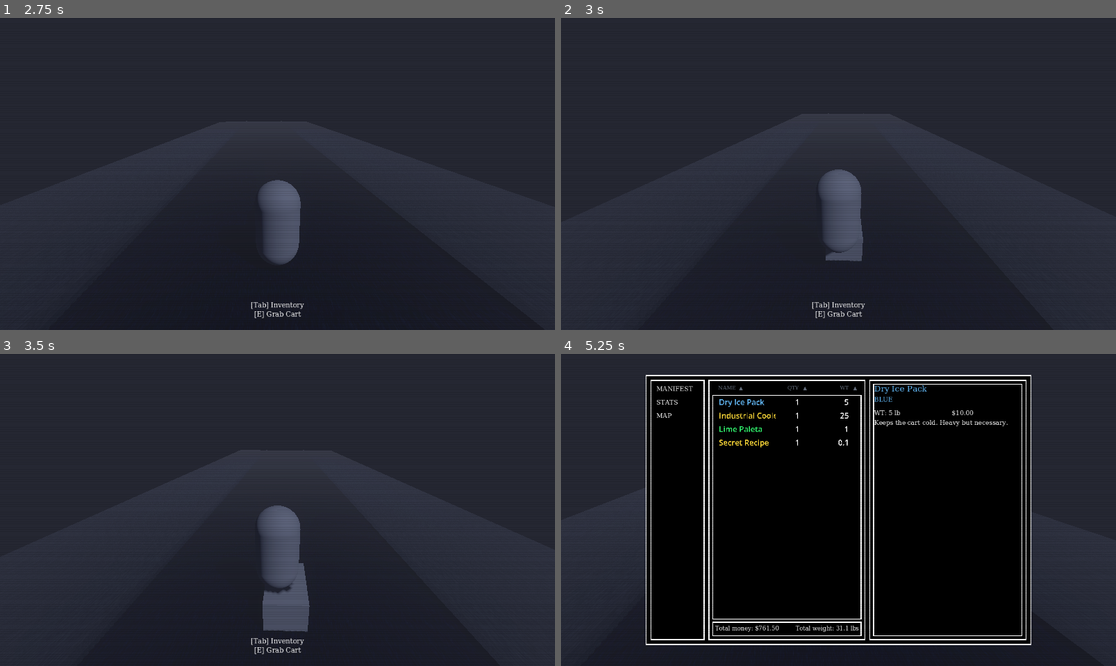
Above: before the commit, frames 1-4 (two rows, left to right).
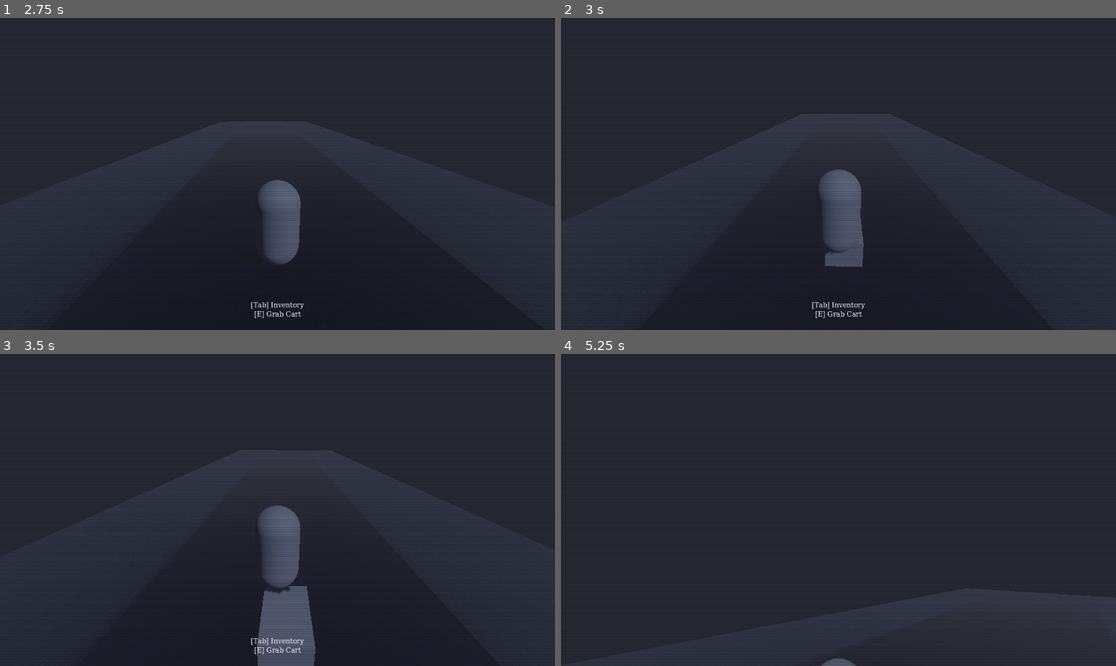
Above: after the commit, the same moments.

Repository: miles5g/paletero
Game: Godot game, scene res://world.tscn
Same seed, same stepped clock (60 frames per second), same inputs: the game is played once before the commit and once after it.
Inputs (mouse positions are in pixels of both pictures, inside the frame that each line leads up to):
- Up to frame 1 (2.75 s): move the mouse to (305, 174) at 0.52 s; hold Ctrl (crouch) 0.53-1.28 s; hold W (move_forward) from 0.53 s (still down); click (305, 174) at 0.67 s; tap Space (jump) at 0.77, 1.52 s; move the mouse to (249, 174) at 1.27 s; tap E (interact) at 1.35 s; click (249, 174) at 1.42 s; tap Enter at 2 s; move the mouse to (288, 167) at 2.02 s; hold Shift (sprint) from 2.03 s (still down); click (288, 167) at 2.17 s
- Up to frame 2 (3 s): keep holding W (move_forward); tap Space (jump) at 2.75 s; move the mouse to (832, 180) at 2.77 s; release Shift (sprint) at 2.78 s; tap Ctrl (crouch) at 2.85 s; click (832, 180) at 2.92 s
- Up to frame 3 (3.5 s): keep holding W (move_forward); tap Space (jump) at 3.02 s
- Up to frame 4 (5.25 s): move the mouse to (877, 513) at 3.52 s; tap E (interact) at 3.6 s; click (877, 513) at 3.67 s; tap Space (jump) at 3.77 s; tap Tab (toggle_inventory) at 4.15 s; release W (move_forward) at 4.25 s; drag from (672, 463) to (755, 432) at 4.27 s; click (677, 388) at 5 s, where only the run before the commit has a clickable "MANIFEST"

Frame 1 is identical in both runs. In frame 2, 0.1% of the frame differs, in the area x 47-55%, y 72-80%; in frame 3, 1.3%; in frame 4, 62%, in the area x 3-87%, y 6-100%.

Commit message:
Add inventory item actions and cart mass updates.
Adds ActionList controls for DROP/TRASH/EAT in the detail pane, wires item removal actions with HUD refresh behavior, and updates cart mass immediately via calculate_total_weight/update_mass after inventory changes.

Co-authored-by: Cursor <cursoragent@cursor.com>

Diff:
--- a/MasterHUD.tscn
+++ b/MasterHUD.tscn
@@ -279,3 +279,20 @@
 size_flags_vertical = 3
 text = " "
 autowrap_mode = 3
+
+[node name="ActionList" type="VBoxContainer" parent="OuterMargin/MainContainer/RightPanel/RightDetail/BottomHalf/DetailVBox"]
+visible = false
+layout_mode = 2
+theme_override_constants/separation = 6
+
+[node name="DropButton" type="Button" parent="OuterMargin/MainContainer/RightPanel/RightDetail/BottomHalf/DetailVBox/ActionList"]
+layout_mode = 2
+text = "[ DROP ]"
+
+[node name="TrashButton" type="Button" parent="OuterMargin/MainContainer/RightPanel/RightDetail/BottomHalf/DetailVBox/ActionList"]
+layout_mode = 2
+text = "[ TRASH ]"
+
+[node name="EatButton" type="Button" parent="OuterMargin/MainContainer/RightPanel/RightDetail/BottomHalf/DetailVBox/ActionList"]
+layout_mode = 2
+text = "[ EAT ]"
--- a/cart.gd
+++ b/cart.gd
@@ -22,12 +22,16 @@
 var _interaction_area: Area3D
 var _physics_dt: float = 1.0 / 60.0
 var _last_yaw_impulse: float = 0.0
+var _base_mass: float = 1.0
 
 var inventory_list: Array[ItemResource] = []
 
 func _ready() -> void:
 	add_to_group("carts")
+	_base_mass = mass
 	_stock_initial_inventory()
+	calculate_total_weight()
+	update_mass()
 	_handle_zone = Area3D.new()
 	_handle_zone.name = "HandleZone"
 	_handle_zone.monitoring = true
@@ -69,8 +73,25 @@
 	for existing in inventory_list:
 		if existing.item_name == new_item_resource.item_name:
 			existing.quantity += new_item_resource.quantity
+			calculate_total_weight()
+			update_mass()
 			return
 	inventory_list.append(new_item_resource.duplicate(true))
+	calculate_total_weight()
+	update_mass()
+
+
+func calculate_total_weight() -> float:
+	var total := 0.0
+	for it in inventory_list:
+		if it is ItemResource:
+			total += it.weight_lbs * float(it.quantity)
+	return total
+
+
+func update_mass() -> void:
+	var total_weight := calculate_total_weight()
+	mass = maxf(1.0, _base_mass + total_weight)
 
 
 func _stock_initial_inventory() -> void:
--- a/inventory_row_glow.gdshader
+++ /dev/null
@@ -1,17 +0,0 @@
-shader_type canvas_item;
-render_mode blend_add, unshaded;
-
-/// Dim rarity-tinted core + soft neon halo that bleeds past the quad edges slightly (HDR-friendly).
-uniform vec4 base_color : source_color = vec4(0.35, 0.28, 0.08, 0.55);
-uniform float halo_boost : hint_range(0.0, 2.0) = 0.85;
-
-void fragment() {
-	vec2 uv = UV * 2.0 - 1.0;
-	float ax = abs(uv.x);
-	float ay = abs(uv.y);
-	float d = max(ax, ay);
-	float core = (1.0 - smoothstep(0.72, 1.0, d)) * base_color.a;
-	float bleed = smoothstep(0.35, 1.25, d) * (1.0 - smoothstep(1.25, 1.65, max(ax, ay)));
-	float a = core + bleed * halo_boost * base_color.a;
-	COLOR = vec4(base_color.rgb, clamp(a, 0.0, 1.0));
-}
--- a/master_hud.gd
+++ b/master_hud.gd
@@ -16,8 +16,9 @@
 const HEADER_FONT_SZ := 11
 const SORT_BTN_FONT_SZ := 10
 const ROW_HOVER_PULSE_SEC := 0.5
-
-const _ROW_GLOW_SHADER: Shader = preload("res://inventory_row_glow.gdshader")
+const ROW_HOVER_GOLD := Color(1.0, 0.72, 0.18)
+const ROW_HOVER_ALPHA_HI := 0.42
+const ROW_HOVER_ALPHA_LO := 0.12
 
 var _sort_column: SortColumn = SortColumn.NAME
 var _sort_ascending: bool = true
@@ -32,6 +33,10 @@
 var _detail_weight: Label
 var _detail_value: Label
 var _detail_description: Label
+var _action_list: VBoxContainer
+var _drop_button: Button
+var _trash_button: Button
+var _eat_button: Button
 
 var _cart: RigidBody3D = null
 var _entries: Array[ItemResource] = []
@@ -62,6 +67,19 @@
 	_detail_description = get_node(
 		"OuterMargin/MainContainer/RightPanel/RightDetail/BottomHalf/DetailVBox/DescriptionLabel"
 	) as Label
+	_action_list = get_node(
+		"OuterMargin/MainContainer/RightPanel/RightDetail/BottomHalf/DetailVBox/ActionList"
+	) as VBoxContainer
+	_drop_button = get_node(
+		"OuterMargin/MainContainer/RightPanel/RightDetail/BottomHalf/DetailVBox/ActionList/DropButton"
+	) as Button
+	_trash_button = get_node(
+		"OuterMargin/MainContainer/RightPanel/RightDetail/BottomHalf/DetailVBox/ActionList/TrashButton"
+	) as Button
+	_eat_button = get_node(
+		"OuterMargin/MainContainer/RightPanel/RightDetail/BottomHalf/DetailVBox/ActionList/EatButton"
+	) as Button
+	_set_action_list_visible(false)
 	call_deferred("_deferred_after_world_theme")
 
 
@@ -69,6 +87,9 @@
 	_style_list_headers()
 	_style_sort_buttons()
 	_connect_sort_buttons()
+	_connect_action_buttons()
+	_apply_selectable_golden_hover()
+	_style_action_buttons_bw()
 	_update_sort_button_icons()
 	if _detail_name:
 		_detail_name.add_theme_font_size_override("font_size", 17)
@@ -136,6 +157,42 @@
 		hdr_wt.mouse_default_cursor_shape = Control.CURSOR_POINTING_HAND
 
 
+func _transparent_stylebox() -> StyleBoxFlat:
+	var s := StyleBoxFlat.new()
+	s.bg_color = Color(0, 0, 0, 0)
+	return s
+
+
+func _golden_hover_stylebox(alpha: float) -> StyleBoxFlat:
+	var s := StyleBoxFlat.new()
+	s.bg_color = Color(ROW_HOVER_GOLD.r, ROW_HOVER_GOLD.g, ROW_HOVER_GOLD.b, alpha)
+	s.set_corner_radius_all(2)
+	s.set_border_width_all(0)
+	return s
+
+
+func _apply_selectable_golden_hover() -> void:
+	var transparent := _transparent_stylebox()
+	var hover_sb := _golden_hover_stylebox(0.38)
+	var pressed_sb := _golden_hover_stylebox(0.52)
+	var paths := [
+		"OuterMargin/MainContainer/LeftRailPanel/LeftRail/BtnManifest",
+		"OuterMargin/MainContainer/LeftRailPanel/LeftRail/BtnStats",
+		"OuterMargin/MainContainer/LeftRailPanel/LeftRail/BtnMap",
+		"OuterMargin/MainContainer/CenterPanel/CenterColumn/HeaderRow/HdrNameCell/SortNameBtn",
+		"OuterMargin/MainContainer/CenterPanel/CenterColumn/HeaderRow/HdrQtyCell/SortQtyBtn",
+		"OuterMargin/MainContainer/CenterPanel/CenterColumn/HeaderRow/HdrWtCell/SortWtBtn",
+	]
+	for p in paths:
+		var b := get_node_or_null(p) as Button
+		if b == null:
+			continue
+		b.add_theme_stylebox_override("normal", transparent.duplicate())
+		b.add_theme_stylebox_override("hover", hover_sb.duplicate())
+		b.add_theme_stylebox_override("pressed", pressed_sb.duplicate())
+		b.add_theme_stylebox_override("focus", transparent.duplicate())
+
+
 func _style_sort_buttons() -> void:
 	var paths := [
 		"OuterMargin/MainContainer/CenterPanel/CenterColumn/HeaderRow/HdrNameCell/SortNameBtn",
@@ -150,6 +207,30 @@
 			b.add_theme_color_override("font_color", HEADER_GREY)
 
 
+func _style_action_buttons_bw() -> void:
+	var paths := [
+		"OuterMargin/MainContainer/RightPanel/RightDetail/BottomHalf/DetailVBox/ActionList/DropButton",
+		"OuterMargin/MainContainer/RightPanel/RightDetail/BottomHalf/DetailVBox/ActionList/TrashButton",
+		"OuterMargin/MainContainer/RightPanel/RightDetail/BottomHalf/DetailVBox/ActionList/EatButton",
+	]
+	for p in paths:
+		var b := get_node_or_null(p) as Button
+		if b == null:
+			continue
+		var normal := StyleBoxFlat.new()
+		normal.bg_color = Color.BLACK
+		normal.border_color = Color.WHITE
+		normal.set_border_width_all(1)
+		var hover := normal.duplicate() as StyleBoxFlat
+		hover.bg_color = Color(0.1, 0.1, 0.1, 1.0)
+		b.add_theme_stylebox_override("normal", normal)
+		b.add_theme_stylebox_override("pressed", normal.duplicate())
+		b.add_theme_stylebox_override("hover", hover)
+		b.add_theme_stylebox_override("focus", normal.duplicate())
+		b.add_theme_color_override("font_color", Color.WHITE)
+		b.flat = false
+
+
 func _connect_sort_buttons() -> void:
 	var bn := get_node_or_null(
 		"OuterMargin/MainContainer/CenterPanel/CenterColumn/HeaderRow/HdrNameCell/SortNameBtn"
@@ -181,6 +262,15 @@
 		hdr_qty_lab.gui_input.connect(_on_header_sort_gui_input.bind(SortColumn.QTY))
 	if hdr_wt_lab:
 		hdr_wt_lab.gui_input.connect(_on_header_sort_gui_input.bind(SortColumn.WT))
+
+
+func _connect_action_buttons() -> void:
+	if _drop_button and not _drop_button.pressed.is_connected(_on_drop_pressed):
+		_drop_button.pressed.connect(_on_drop_pressed)
+	if _trash_button and not _trash_button.pressed.is_connected(_on_trash_pressed):
+		_trash_button.pressed.connect(_on_trash_pressed)
+	if _eat_button and not _eat_button.pressed.is_connected(_on_eat_pressed):
+		_eat_button.pressed.connect(_on_eat_pressed)
 
 
 func _on_header_sort_gui_input(ev: InputEvent, which: SortColumn) -> void:
@@ -321,6 +411,74 @@
 		i += 1
 
 
+func _set_action_list_visible(v: bool) -> void:
+	if _action_list:
+		_action_list.visible = v
+
+
+func _selected_entry() -> ItemResource:
+	if _selected_row_index < 0 or _selected_row_index >= _entries.size():
+		return null
+	return _entries[_selected_row_index]
+
+
+func _remove_selected_item_from_cart() -> ItemResource:
+	if _cart == null:
+		return null
+	var entry := _selected_entry()
+	if entry == null:
+		return null
+	var inv: Variant = _cart.get("inventory_list")
+	if inv == null:
+		return null
+	var list := inv as Array
+	var idx := list.find(entry)
+	if idx >= 0:
+		list.remove_at(idx)
+	if _cart.has_method("calculate_total_weight"):
+		_cart.calculate_total_weight()
+	if _cart.has_method("update_mass"):
+		_cart.update_mass()
+	return entry
+
+
+func _spawn_dropped_placeholder(item_name: String) -> void:
+	var scene := get_tree().current_scene
+	if scene == null:
+		return
+	var player := scene.get_node_or_null("Player") as Node3D
+	if player == null:
+		return
+	var box := CSGBox3D.new()
+	box.name = "Dropped_%s" % item_name.replace(" ", "_")
+	box.size = Vector3(0.35, 0.2, 0.35)
+	box.global_position = player.global_position + Vector3(0, 0.6, 0)
+	scene.add_child(box)
+
+
+func _on_trash_pressed() -> void:
+	var removed := _remove_selected_item_from_cart()
+	if removed == null:
+		return
+	refresh()
+
+
+func _on_eat_pressed() -> void:
+	var removed := _remove_selected_item_from_cart()
+	if removed == null:
+		return
+	print("Consumed %s" % removed.item_name)
+	refresh()
+
+
+func _on_drop_pressed() -> void:
+	var removed := _remove_selected_item_from_cart()
+	if removed == null:
+		return
+	_spawn_dropped_placeholder(removed.item_name)
+	refresh()
+
+
 func _on_sort_toggle(which: SortColumn) -> void:
 	if _sort_column == which:
 		_sort_ascending = not _sort_ascending
@@ -378,15 +536,7 @@
 
 	update_total_manifest_weight()
 	_update_sort_button_icons()
-
-	if _entries.size() > 0:
-		_select_index(0)
-
-
-func _dim_highlight_color(rc: Color) -> Color:
-	var d := rc.darkened(0.58)
-	d.a = 0.72
-	return d
+	_set_action_list_visible(false)
 
 
 func _make_inventory_row(entry: ItemResource, row_idx: int) -> Control:
@@ -405,11 +555,7 @@
 	highlight.offset_top = 0.0
 	highlight.offset_right = 0.0
 	highlight.offset_bottom = 0.0
-	var sm := ShaderMaterial.new()
-	sm.shader = _ROW_GLOW_SHADER
-	sm.set_shader_parameter("base_color", _dim_highlight_color(rc))
-	sm.set_shader_parameter("halo_boost", 1.05)
-	highlight.material = sm
+	highlight.color = Color(ROW_HOVER_GOLD.r, ROW_HOVER_GOLD.g, ROW_HOVER_GOLD.b, 0.0)
 
 	var h := HBoxContainer.new()
 	h.add_theme_constant_override("separation", COL_H_SEP)
@@ -476,45 +622,48 @@
 
 	var row_idx_captured := row_idx
 	shell.gui_input.connect(func (ev: InputEvent): _handle_row_click(ev, row_idx_captured))
-	shell.mouse_entered.connect(func (): _on_row_highlight_hover(highlight, rc, true))
-	shell.mouse_exited.connect(func (): _on_row_highlight_hover(highlight, rc, false))
+	shell.mouse_entered.connect(func (): _on_row_highlight_hover(highlight, true))
+	shell.mouse_exited.connect(func (): _on_row_highlight_hover(highlight, false))
 
 	return shell
 
 
-func _on_row_highlight_hover(highlight: ColorRect, rarity_color: Color, hover: bool) -> void:
+func _on_row_highlight_hover(highlight: ColorRect, hover: bool) -> void:
 	if not is_instance_valid(highlight):
 		return
-	var sm := highlight.material as ShaderMaterial
-	if sm:
-		sm.set_shader_parameter("base_color", _dim_highlight_color(rarity_color))
 	var prev: Tween = _row_hover_tweens.get(highlight, null)
 	if prev is Tween and (prev as Tween).is_valid():
 		(prev as Tween).kill()
 
+	var gold_hi := Color(ROW_HOVER_GOLD.r, ROW_HOVER_GOLD.g, ROW_HOVER_GOLD.b, ROW_HOVER_ALPHA_HI)
+	var gold_lo := Color(ROW_HOVER_GOLD.r, ROW_HOVER_GOLD.g, ROW_HOVER_GOLD.b, ROW_HOVER_ALPHA_LO)
+
 	if hover:
 		highlight.visible = true
-		highlight.modulate = Color(1.0, 1.0, 1.0, 0.0)
+		highlight.color = gold_lo
 		var tw := create_tween()
 		tw.set_loops(-1)
 		tw.set_trans(Tween.TRANS_SINE)
 		tw.set_ease(Tween.EASE_IN_OUT)
-		tw.tween_property(highlight, "modulate:a", 1.0, ROW_HOVER_PULSE_SEC)
-		tw.tween_property(highlight, "modulate:a", 0.0, ROW_HOVER_PULSE_SEC)
+		tw.tween_property(highlight, "color", gold_hi, ROW_HOVER_PULSE_SEC)
+		tw.tween_property(highlight, "color", gold_lo, ROW_HOVER_PULSE_SEC)
 		_row_hover_tweens[highlight] = tw
 	else:
 		var tw2 := create_tween()
 		tw2.set_trans(Tween.TRANS_QUAD)
 		tw2.set_ease(Tween.EASE_IN)
-		tw2.tween_property(highlight, "modulate:a", 0.0, 0.12)
+		var cend := Color(ROW_HOVER_GOLD.r, ROW_HOVER_GOLD.g, ROW_HOVER_GOLD.b, 0.0)
+		tw2.tween_property(highlight, "color", cend, 0.14)
 		tw2.finished.connect(func (): _hide_highlight_if_done(highlight))
 		_row_hover_tweens[highlight] = tw2
 
 
 func _hide_highlight_if_done(highlight: ColorRect) -> void:
-	if is_instance_valid(highlight) and highlight.modulate.a <= 0.01:
+	if not is_instance_valid(highlight):
+		return
+	if highlight.color.a <= 0.02:
 		highlight.visible = false
-		highlight.modulate = Color.WHITE
+		highlight.color = Color(ROW_HOVER_GOLD.r, ROW_HOVER_GOLD.g, ROW_HOVER_GOLD.b, 0.0)
 
 
 func _handle_row_click(ev: InputEvent, row_idx: int) -> void:
@@ -527,6 +676,7 @@
 func _select_index(idx: int) -> void:
 	if idx < 0 or idx >= _entries.size():
 		return
+	_set_action_list_visible(false)
 	_selected_row_index = idx
 	var entry := _entries[idx]
 	var rc := _rarity_color(entry.rarity)
@@ -552,6 +702,7 @@
 	else:
 		_detail_icon.texture = null
 		_detail_icon.visible = false
+	_set_action_list_visible(true)
 
 
 func _clear_detail_panel() -> void:
@@ -569,6 +720,12 @@
 	_detail_description.add_theme_color_override("font_color", Color.WHITE)
 	_detail_icon.texture = null
 	_detail_icon.visible = false
+	_set_action_list_visible(false)
+
+
+func _notification(what: int) -> void:
+	if what == NOTIFICATION_VISIBILITY_CHANGED and not visible:
+		_set_action_list_visible(false)
 
 
 func _rarity_display_string(r: ItemResource.Rarity) -> String:
Not shown, removed: inventory_row_glow.gdshader.uid
